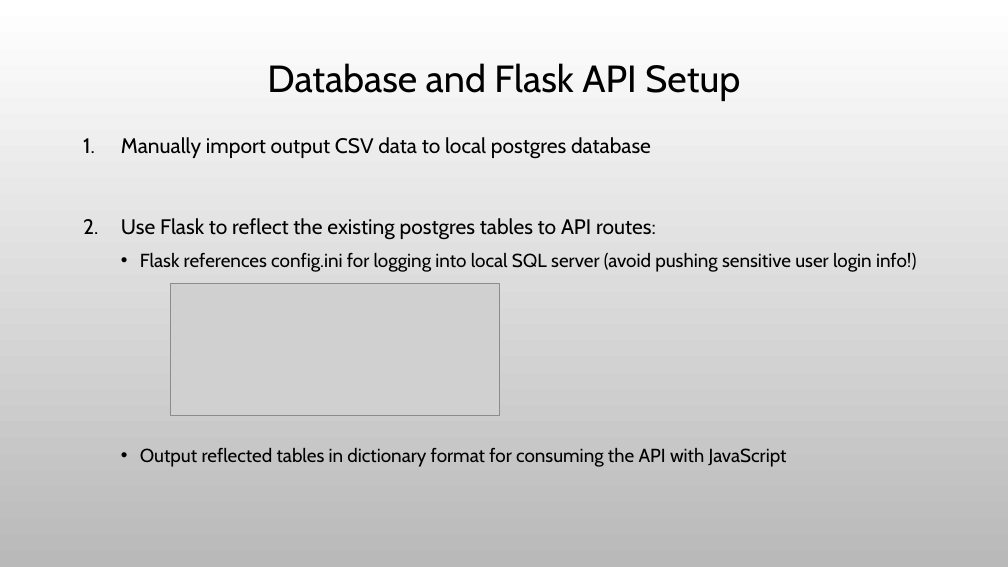
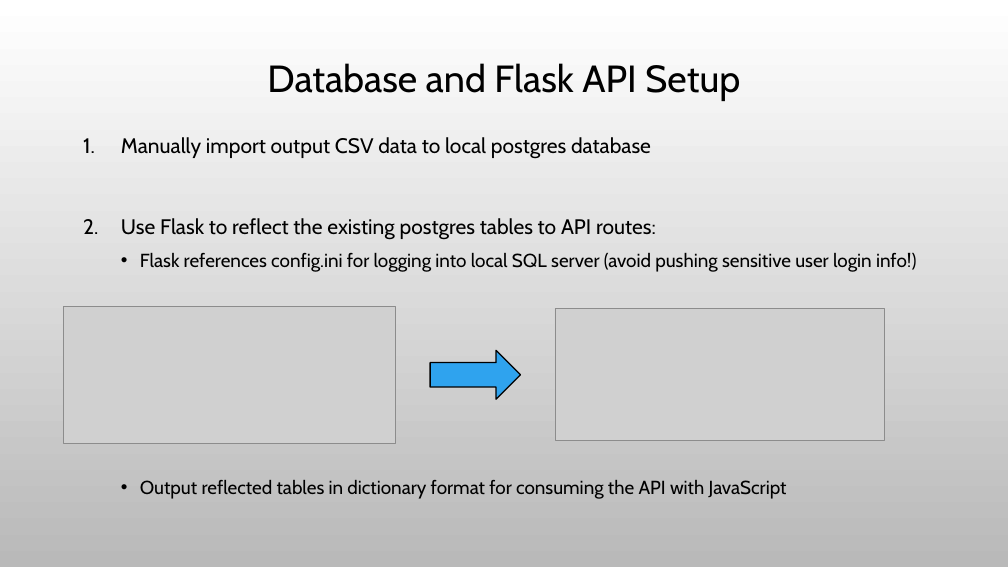
Before and after one commit to Evdawg/Project_3_Mosquito-borne_Diseases, a slide deck: slide 6 of Presentation.pptx. Drawn at 1008x567 pixels with LibreOffice and Linux fonts; fonts in the diff are those of the drawing; grey boxes stand for pictures; background and template pictures are left out. Boxes give left, top, right and bottom in pixels: in the first picture for what was removed or moved away, otherwise in the second. Text is boxed around its words. In the diff, an @@ line names an element or a change of style, - is before the commit and + after.

```diff
--- a/Presentation.pptx
+++ b/Presentation.pptx
@@ text "Manually import output CSV data ..." rewrapped from [121, 137, 916, 467] to [121, 137, 916, 499] @@
@@ picture added at [63, 306, 395, 443] @@
@@ picture: place and size @@
-picture at [171, 284, 501, 416]
+picture at [555, 309, 885, 441]
@@ right arrow added at [430, 350, 521, 399], fill #2FA3EE, outline #000000 1.25 pt @@
```
Also in this commit, not shown: 4 other slides changed, 1 slide removed, 1 other file.
